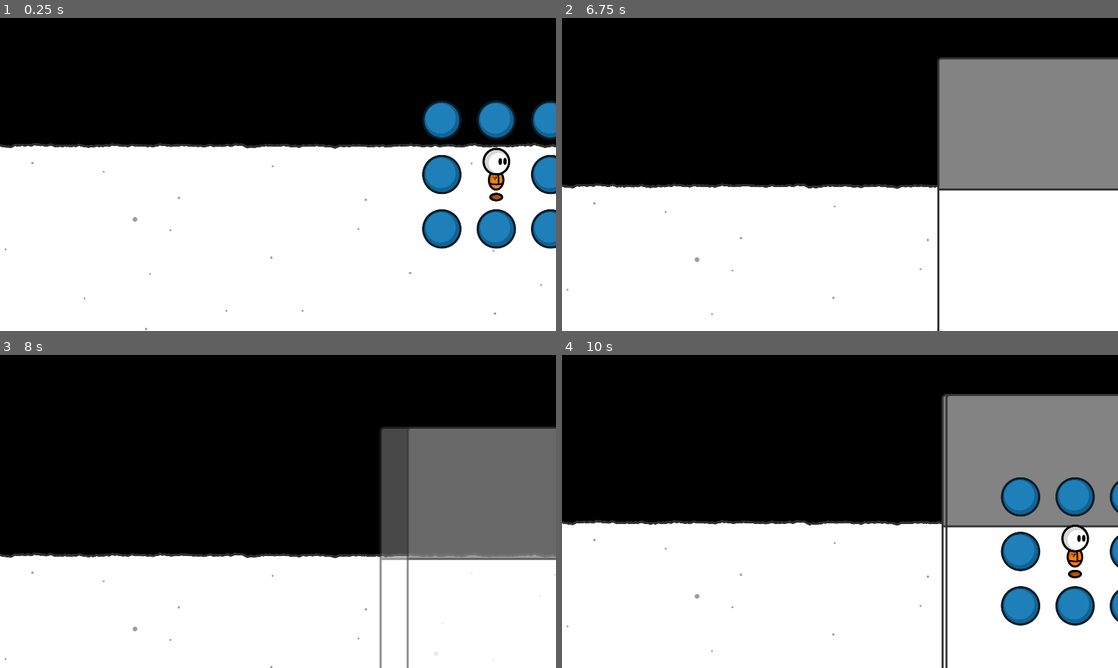
Above: before the commit, frames 1-4 (two rows, left to right).
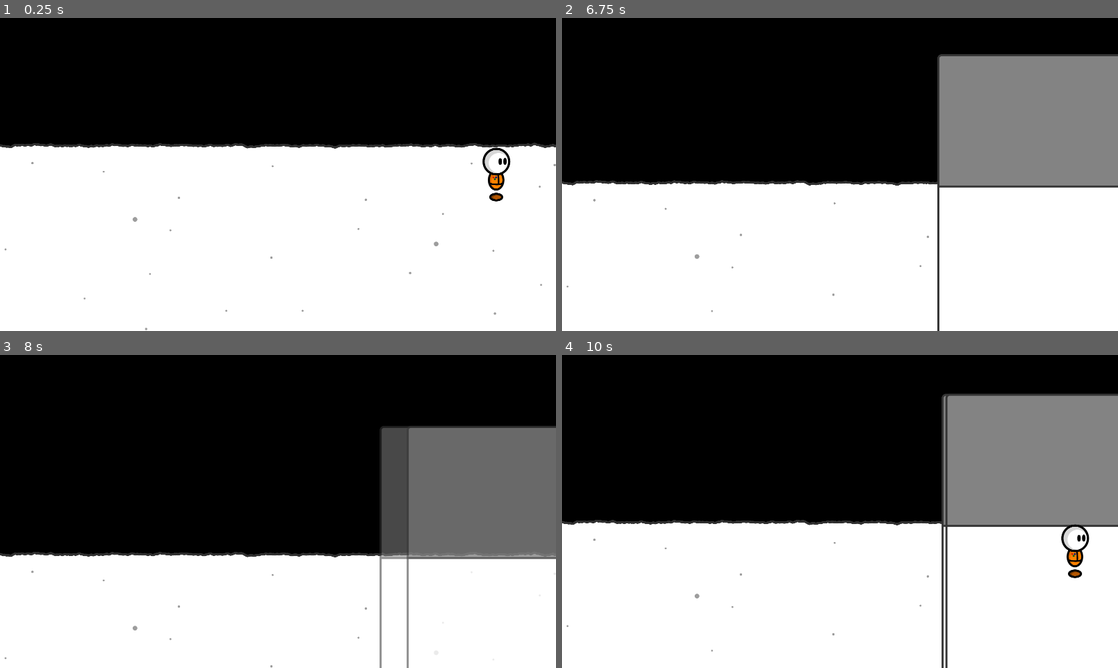
Above: after the commit, the same moments.

Repository: fupicat/szabandoned-0
Game: Godot game, scene res://Scenes/Places/House.tscn
The game is run twice, just before and just after one commit, with the same random seed, the same clock (stepped at 60 frames per second) and the same inputs.
Inputs (mouse positions are in pixels of both pictures, inside the frame that each line leads up to):
- Up to frame 1 (0.25 s): no input
- Up to frame 2 (6.75 s): click (1001, 174) at 0.52 s; click (1001, 121) at 1.27 s; click (1056, 121) at 2.02 s; click (1112, 121) at 2.77 s; click (1112, 174) at 3.52 s; click (1112, 227) at 4.27 s; click (1056, 227) at 5.02 s; click (1001, 227) at 5.77 s; tap Enter at 6.5 s; hold Right (right) from 6.53 s (still down); hold 1 (1) from 6.53 s (still down)
- Up to frame 3 (8 s): tap X (action) at 6.8, 7.35 s; release Right (right) at 7.28 s; release 1 (1) at 7.28 s; hold Down (down) from 7.28 s (still down); tap 1 (1) at 7.55 s
- Up to frame 4 (10 s): release Down (down) at 8.03 s; hold Right (right) 8.03-8.78 s; hold 1 (1) 8.03-8.78 s; tap X (action) at 8.3, 8.85, 9.8 s; hold Up (up) 8.78-9.53 s; tap 1 (1) at 9.05 s; hold Left (left) from 9.53 s (still down); hold Z (run) from 9.53 s (still down)

The runs differ from the first frame. In frame 1, 4.9% of the frame differs, in the area x 75-100%, y 26-74%; in frame 2, 2.4%; in frame 3, 1.0%; in frame 4, 4.3%.

Commit message:
Group changes

Diff:
--- a/Scenes/Placeables/SmallRoom.tscn
+++ b/Scenes/Placeables/SmallRoom.tscn
@@ -15,7 +15,6 @@
 
 [node name="SmallRoom" type="StaticBody2D" groups=[
 "Interactable",
-"Room",
 ]]
 script = ExtResource( 1 )
 __meta__ = {
@@ -32,7 +31,9 @@
 position = Vector2( 0, -60.9214 )
 shape = SubResource( 1 )
 
-[node name="Wall" type="Area2D" parent="."]
+[node name="Wall" type="Area2D" parent="." groups=[
+"Wall",
+]]
 editor/display_folded = true
 position = Vector2( 0, -381.549 )
 script = ExtResource( 3 )
--- a/Scenes/Places/House.tscn
+++ b/Scenes/Places/House.tscn
@@ -47,3 +47,7 @@
 [node name="CollisionShape2D4" type="CollisionShape2D" parent="Grama"]
 position = Vector2( -7.66284, 1903.65 )
 shape = SubResource( 2 )
+
+[node name="Camera2D" type="Camera2D" parent="."]
+position = Vector2( 0, 2838.04 )
+zoom = Vector2( 3.6, 3.6 )
--- a/Scenes/Player.tscn
+++ b/Scenes/Player.tscn
@@ -46,6 +46,18 @@
 "update": 0,
 "values": [ Color( 1, 1, 1, 0 ), Color( 1, 1, 1, 1 ) ]
 }
+tracks/3/type = "value"
+tracks/3/path = NodePath("..:visible")
+tracks/3/interp = 1
+tracks/3/loop_wrap = true
+tracks/3/imported = false
+tracks/3/enabled = true
+tracks/3/keys = {
+"times": PoolRealArray( 0 ),
+"transitions": PoolRealArray( 1 ),
+"update": 1,
+"values": [ true ]
+}
 
 [node name="Player" type="KinematicBody2D"]
 z_index = 1
@@ -67,15 +79,16 @@
 position = Vector2( 0, -132.2 )
 current = true
 zoom = Vector2( 1.7, 1.7 )
+process_mode = 0
 drag_margin_h_enabled = false
 drag_margin_v_enabled = false
 smoothing_enabled = true
 
-[node name="Z" type="Node2D" parent="."]
+[node name="Actions" type="Node2D" parent="."]
+visible = false
 z_index = 4096
 
-[node name="Actions" type="Control" parent="Z"]
-editor/display_folded = true
+[node name="Menu" type="Control" parent="Actions"]
 anchor_left = 0.5
 anchor_top = 0.5
 anchor_right = 0.5
@@ -85,7 +98,7 @@
 margin_right = 437.5
 margin_bottom = 305.3
 
-[node name="L" type="TextureButton" parent="Z/Actions"]
+[node name="L" type="TextureButton" parent="Actions/Menu"]
 anchor_top = 0.5
 anchor_bottom = 0.5
 margin_top = -118.0
@@ -93,12 +106,12 @@
 margin_bottom = 118.0
 texture_normal = ExtResource( 3 )
 
-[node name="LU" type="TextureButton" parent="Z/Actions"]
+[node name="LU" type="TextureButton" parent="Actions/Menu"]
 margin_right = 236.0
 margin_bottom = 236.0
 texture_normal = ExtResource( 3 )
 
-[node name="U" type="TextureButton" parent="Z/Actions"]
+[node name="U" type="TextureButton" parent="Actions/Menu"]
 anchor_left = 0.5
 anchor_right = 0.5
 margin_left = -118.0
@@ -106,14 +119,14 @@
 margin_bottom = 236.0
 texture_normal = ExtResource( 3 )
 
-[node name="UR" type="TextureButton" parent="Z/Actions"]
+[node name="UR" type="TextureButton" parent="Actions/Menu"]
 anchor_left = 1.0
 anchor_right = 1.0
 margin_left = -236.0
 margin_bottom = 236.0
 texture_normal = ExtResource( 3 )
 
-[node name="R" type="TextureButton" parent="Z/Actions"]
+[node name="R" type="TextureButton" parent="Actions/Menu"]
 anchor_left = 1.0
 anchor_top = 0.5
 anchor_right = 1.0
@@ -123,7 +136,7 @@
 margin_bottom = 118.0
 texture_normal = ExtResource( 3 )
 
-[node name="DR" type="TextureButton" parent="Z/Actions"]
+[node name="DR" type="TextureButton" parent="Actions/Menu"]
 anchor_left = 1.0
 anchor_top = 1.0
 anchor_right = 1.0
@@ -132,7 +145,7 @@
 margin_top = -236.0
 texture_normal = ExtResource( 3 )
 
-[node name="D" type="TextureButton" parent="Z/Actions"]
+[node name="D" type="TextureButton" parent="Actions/Menu"]
 anchor_left = 0.5
 anchor_top = 1.0
 anchor_right = 0.5
@@ -142,12 +155,12 @@
 margin_right = 118.0
 texture_normal = ExtResource( 3 )
 
-[node name="LD" type="TextureButton" parent="Z/Actions"]
+[node name="LD" type="TextureButton" parent="Actions/Menu"]
 anchor_top = 1.0
 anchor_bottom = 1.0
 margin_top = -236.0
 margin_right = 236.0
 texture_normal = ExtResource( 3 )
 
-[node name="Anim" type="AnimationPlayer" parent="Z/Actions"]
+[node name="Anim" type="AnimationPlayer" parent="Actions/Menu"]
 anims/In = SubResource( 2 )
